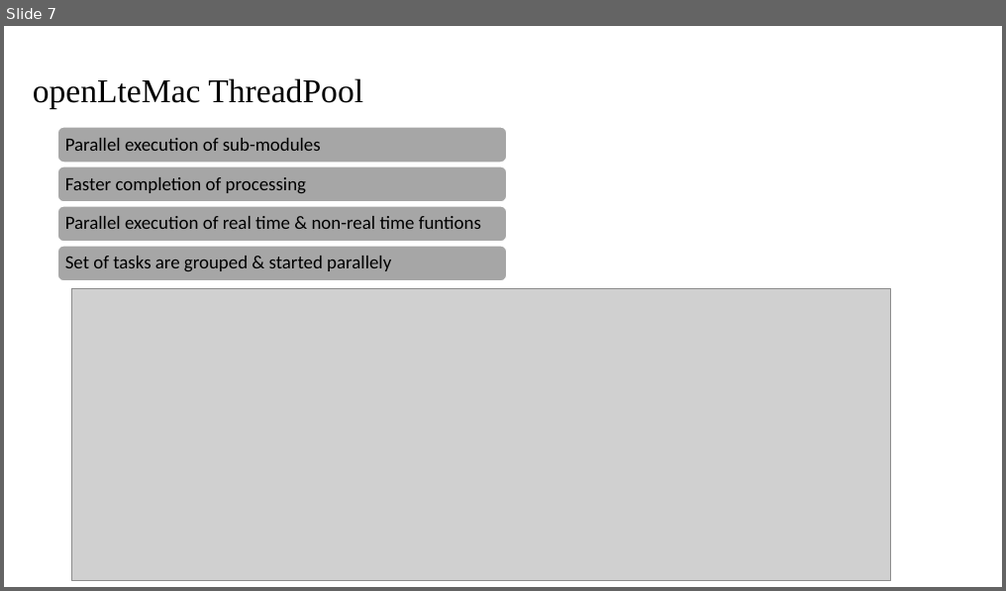
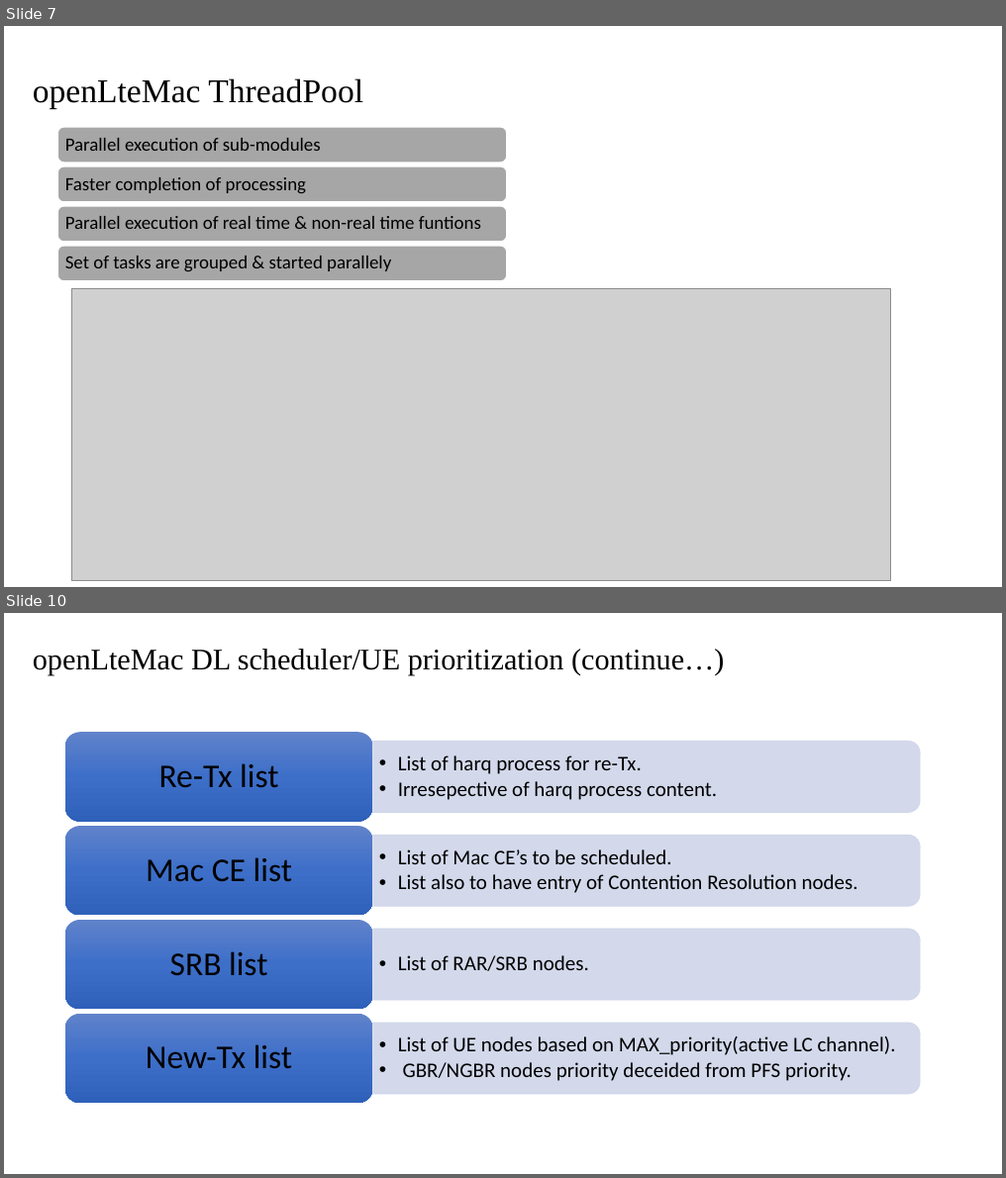
Before and after one commit to BharathTS007/openLteMac, a slide deck: Doc/openLte_application_execution_processing.pptx. Shown one above the other, each under a label of ours: slide 7 before the commit, slides 7 and 10 after it; the slides between them are not shown. The pictures are 1006x591 and 1006x1178 pixels, drawn with LibreOffice and Linux fonts; fonts in the diff are those of the drawing; grey boxes stand for pictures. Boxes give left, top, right and bottom in pixels: in the first picture for what was removed or moved away, otherwise in the second. Text is boxed around its words. In the diff, an @@ line names an element or a change of style, - is before the commit and + after.

Commit message:
[framework] adding openLteMac files document
Change description:
         1. Added DL scheduler design.

```diff
--- a/Doc/openLte_application_execution_processing.pptx
+++ b/Doc/openLte_application_execution_processing.pptx
@@ slide 10 added at (x1=4, y1=613, x2=1002, y2=1174), background #FFFFFF @@
@@ title added at (x1=33, y1=649, x2=724, y2=675), 28.8 pt, text #000000 @@
+openLteMac DL scheduler/UE prioritization (continue…)
@@ group added at (x1=65, y1=732, x2=921, y2=1103): 8 texts, 4 round same rects, 4 rounded rectangles @@
+  •• List of harq process for re-Tx.
+  •• Irresepective of harq process content.
+Re-Tx list
+  •• List of Mac CE’s to be scheduled.
+  •• List also to have entry of Contention Resolution nodes.
+Mac CE list
+  •• List of RAR/SRB nodes.
+SRB list
+  •• List of UE nodes based on MAX_priority(active LC channel).
+  •• GBR/NGBR nodes priority deceided from PFS priority.
+New-Tx list
```
Also in this commit, not shown: 2 other slides added.
